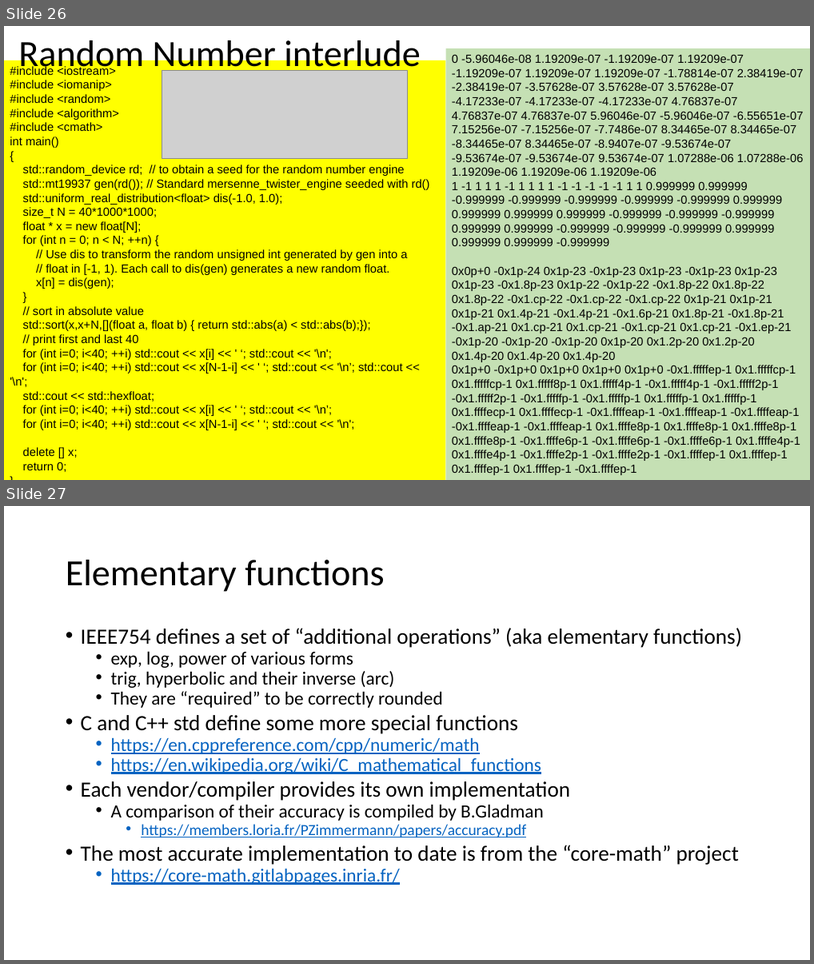
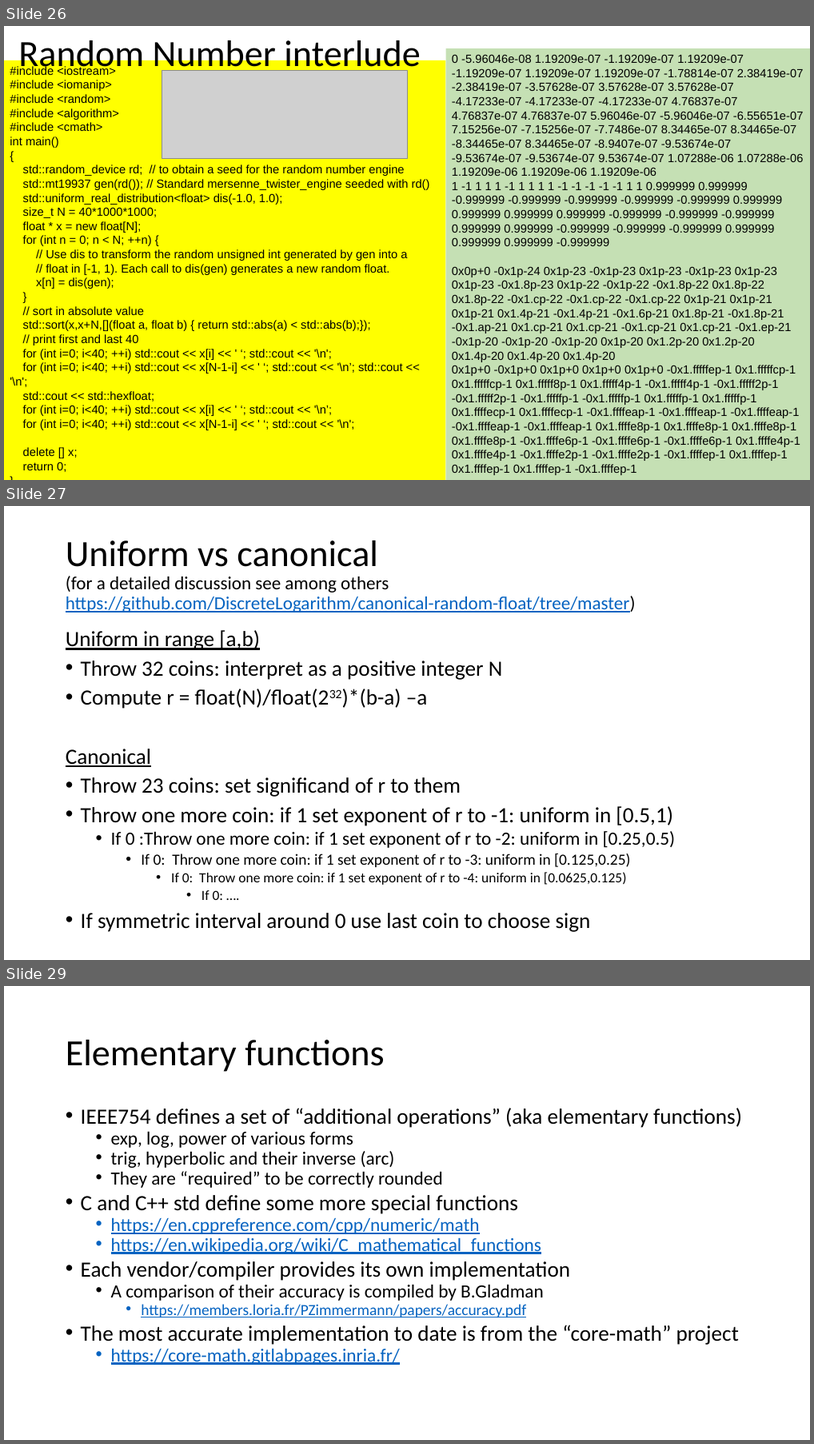
Before and after one commit to VinInn/FPCourse, a slide deck: Slides/FPforScientist.pptx. Shown one above the other, each under a label of ours: slides 26 and 27 before the commit, slides 26, 27 and 29 after it; the slides between them are not shown. The pictures are 814x964 and 814x1444 pixels, drawn with LibreOffice and Linux fonts; fonts in the diff are those of the drawing; grey boxes stand for pictures. Boxes give left, top, right and bottom in pixels: in the first picture for what was removed or moved away, otherwise in the second. Text is boxed around its words. In the diff, an @@ line names an element or a change of style, - is before the commit and + after.

Commit message:
add canonical

```diff
--- a/Slides/FPforScientist.pptx
+++ b/Slides/FPforScientist.pptx
@@ slide 27 added at box(4, 506, 810, 960), background #FFFFFF @@
@@ title added at box(66, 540, 636, 612), 22 pt, text #0563C1, underline @@
+Uniform vs canonical
+(for a detailed discussion see among others
+https://github.com/DiscreteLogarithm/canonical-random-float/tree/master)
@@ text added at box(66, 630, 676, 932), 25.9 pt, text #000000 @@
+Uniform in range [a,b)
+• Throw 32 coins: interpret as a positive integer N
+• Compute r = float(N)/float(232)*(b-a) –a
+Canonical
+• Throw 23 coins: set significand of r to them
+• Throw one more coin: if 1 set exponent of r to -1: uniform in [0.5,1)
+  • If 0 :Throw one more coin: if 1 set exponent of r to -2: uniform in [0.25,0.5)
+    • If 0: Throw one more coin: if 1 set exponent of r to -3: uniform in [0.125,0.25)
+      • If 0: Throw one more coin: if 1 set exponent of r to -4: uniform in [0.0625,0.125)
+        • If 0: ….
+• If symmetric interval around 0 use last coin to choose sign
@@ what was slide 27 is now slide 29 @@
```
Also in this commit, not shown: 1 other slide added.
